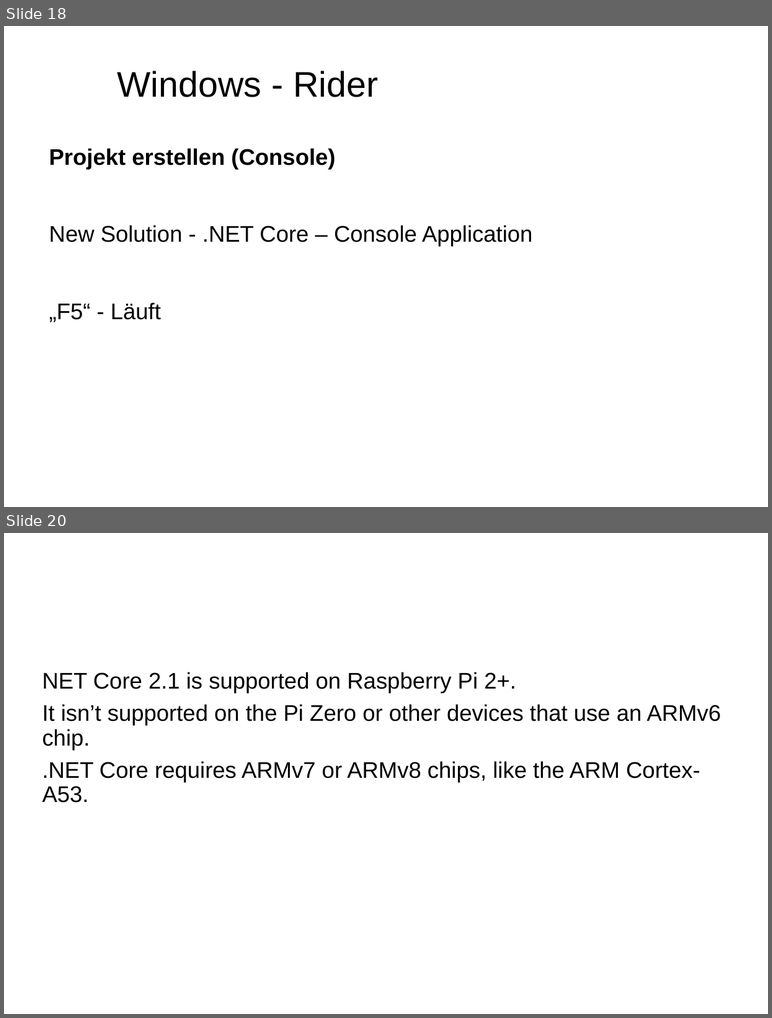
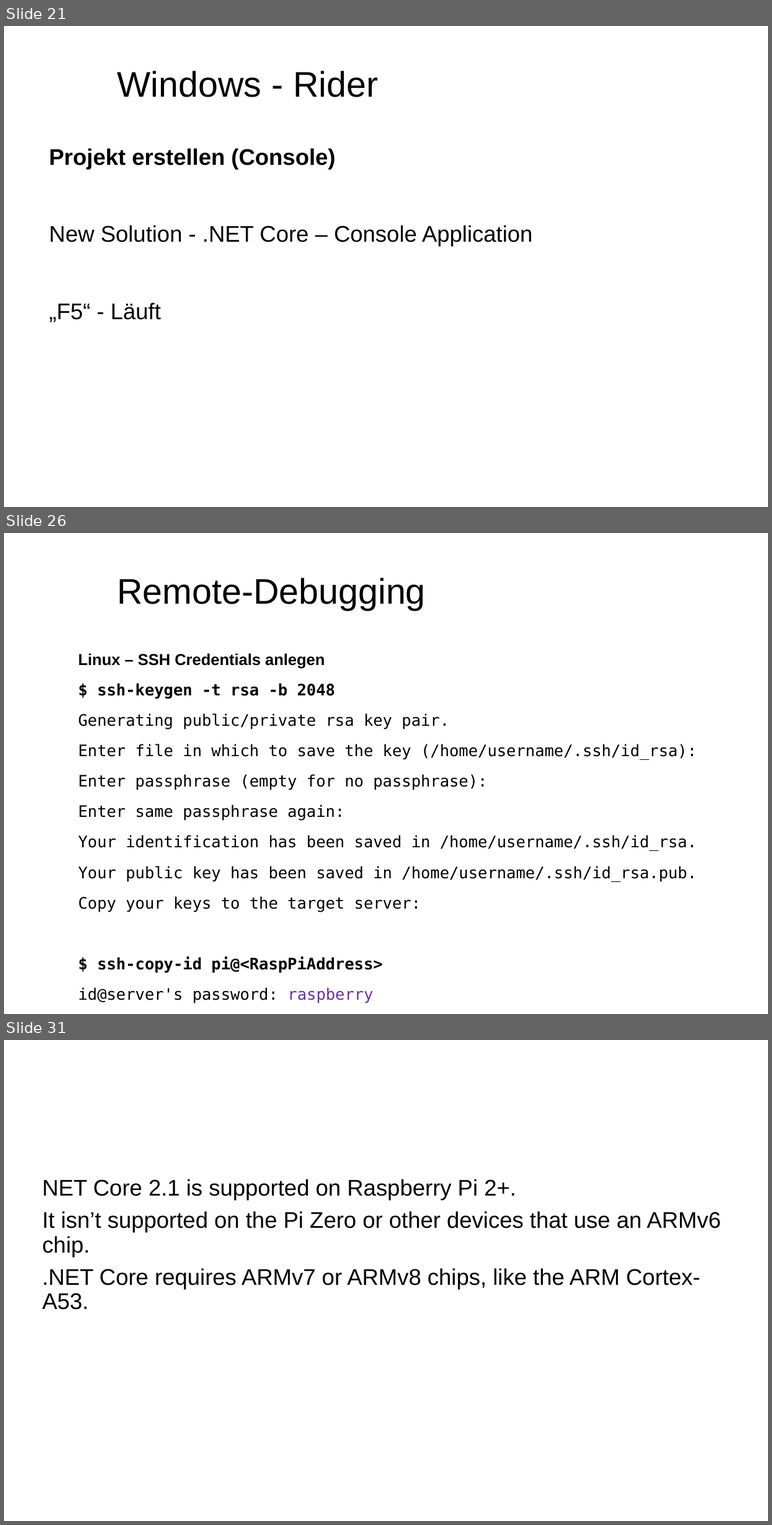
Before and after one commit to FrankPfattheicher/RaspiDotnet, a slide deck: Slides/RaspiDotnet.pptx. Shown one above the other, each under a label of ours: slides 18 and 20 before the commit, slides 21, 26 and 31 after it; the slides between them are not shown. The pictures are 772x1018 and 772x1525 pixels, drawn with LibreOffice and Linux fonts; fonts in the diff are those of the drawing; background and template pictures are left out. Boxes give left, top, right and bottom in pixels: in the first picture for what was removed or moved away, otherwise in the second. Text is boxed around its words. In the diff, an @@ line names an element or a change of style, - is before the commit and + after.

Commit message:
Remote debugging

```diff
--- a/Slides/RaspiDotnet.pptx
+++ b/Slides/RaspiDotnet.pptx
@@ slide 26 added at <box>4,533,768,1014</box>, background picture (left out) @@
@@ text added at <box>117,578,426,610</box>, 44 pt, text #000000 @@
+Remote-Debugging
@@ text added at <box>78,653,697,1004</box>, 19.6 pt, text #000000 @@
+  Linux – SSH Credentials anlegen
+  $ ssh-keygen -t rsa -b 2048
+  Generating public/private rsa key pair.
+  Enter file in which to save the key (/home/username/.ssh/id_rsa):
+  Enter passphrase (empty for no passphrase):
+  Enter same passphrase again:
+  Your identification has been saved in /home/username/.ssh/id_rsa.
+  Your public key has been saved in /home/username/.ssh/id_rsa.pub.
+  Copy your keys to the target server:
+  $ ssh-copy-id pi@<RaspPiAddress>
+  id@server's password: raspberry
@@ what was slide 18 is now slide 21 @@
@@ what was slide 20 is now slide 31 @@
```
Also in this commit, not shown: 2 slides changed, 9 other slides added, 6 other files.
